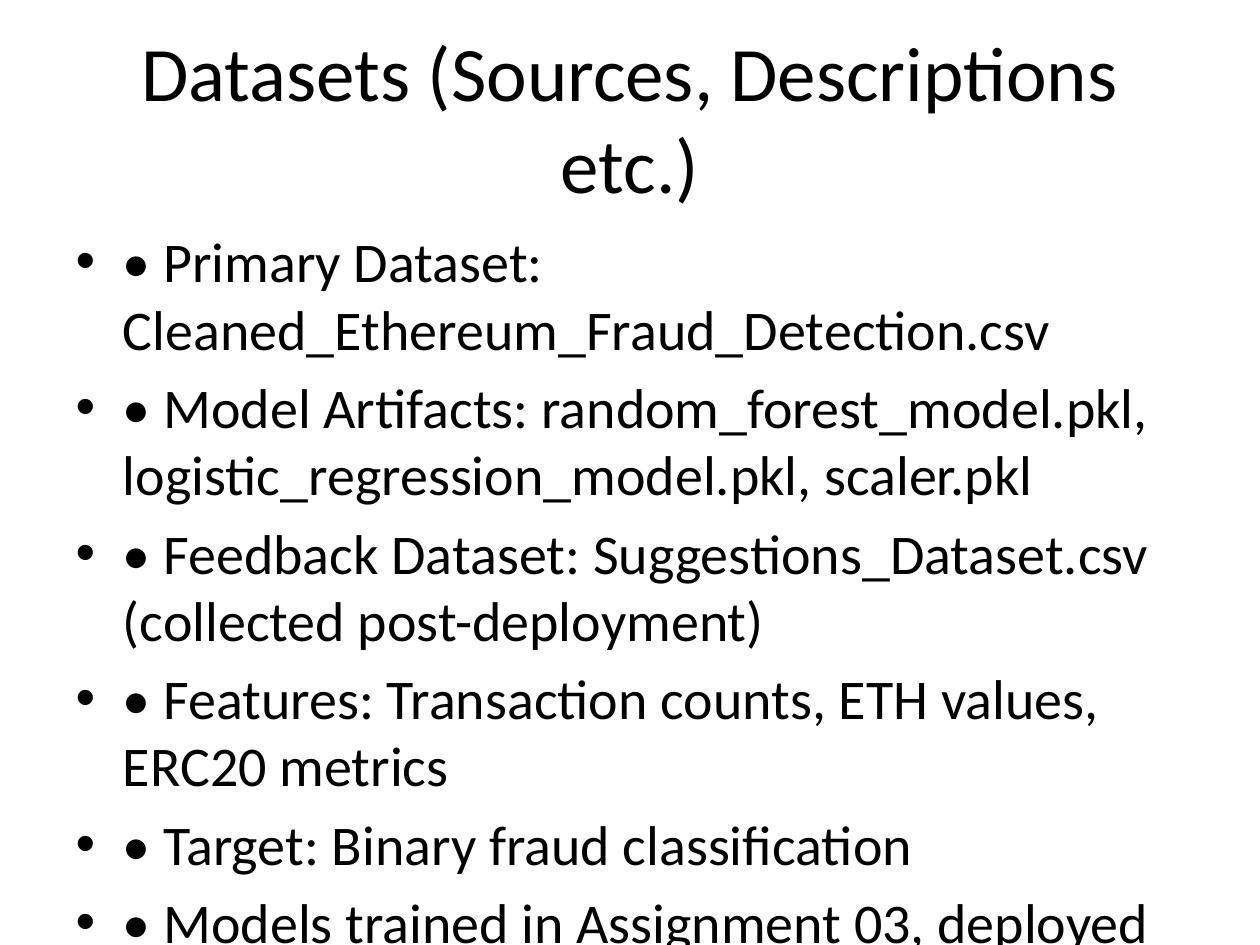
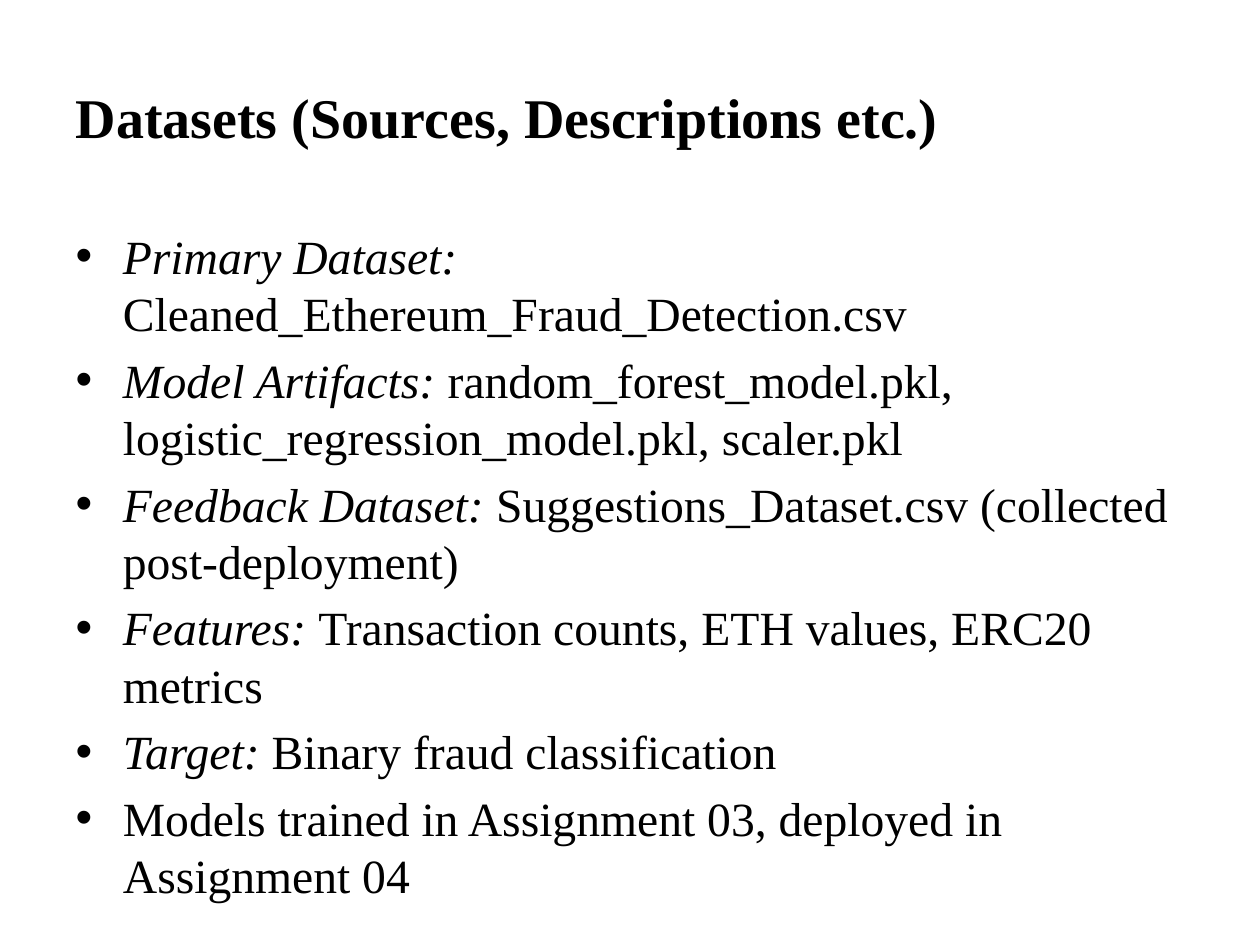
Before and after one commit to AhmadFarazWeb3Developer/Ethereum-Fraud-Detection-Using-AI, a slide deck: slide 3 of Assignment_01/Assignment_04_Presentation.pptx (slide 2 before the commit). Drawn at 1260x945 pixels with LibreOffice and Linux fonts; fonts in the diff are those of the drawing. Boxes give left, top, right and bottom in pixels: in the first picture for what was removed or moved away, otherwise in the second. Text is boxed around its words. In the diff, an @@ line names an element or a change of style, - is before the commit and + after.

```diff
--- a/Assignment_01/Assignment_04_Presentation.pptx
+++ b/Assignment_01/Assignment_04_Presentation.pptx
@@ title "Datasets (Sources, Descriptions etc.)" at (76,99,938,149): size 44 to 32 pt, font Calibri to Times New Roman, bold on; alignment centre to left @@
@@ text at (123,242,1168,846): text changed; size 32 to 27.2 pt; font Calibri to Times New Roman @@
-• • Primary Dataset: Cleaned_Ethereum_Fraud_Detection.csv
-• • Model Artifacts: random_forest_model.pkl, logistic_regression_model.pkl, scaler.pkl
-• • Feedback Dataset: Suggestions_Dataset.csv (collected post-deployment)
-• • Features: Transaction counts, ETH values, ERC20 metrics
-• • Target: Binary fraud classification
-• • Models trained in Assignment 03, deployed in Assignment 04
+• Primary Dataset: Cleaned_Ethereum_Fraud_Detection.csv
+• Model Artifacts: random_forest_model.pkl, logistic_regression_model.pkl, scaler.pkl
+• Feedback Dataset: Suggestions_Dataset.csv (collected post-deployment)
+• Features: Transaction counts, ETH values, ERC20 metrics
+• Target: Binary fraud classification
+• Models trained in Assignment 03, deployed in Assignment 04
```
Also in this commit, not shown: 10 other slides changed, 1 slide added, 24 other files.
